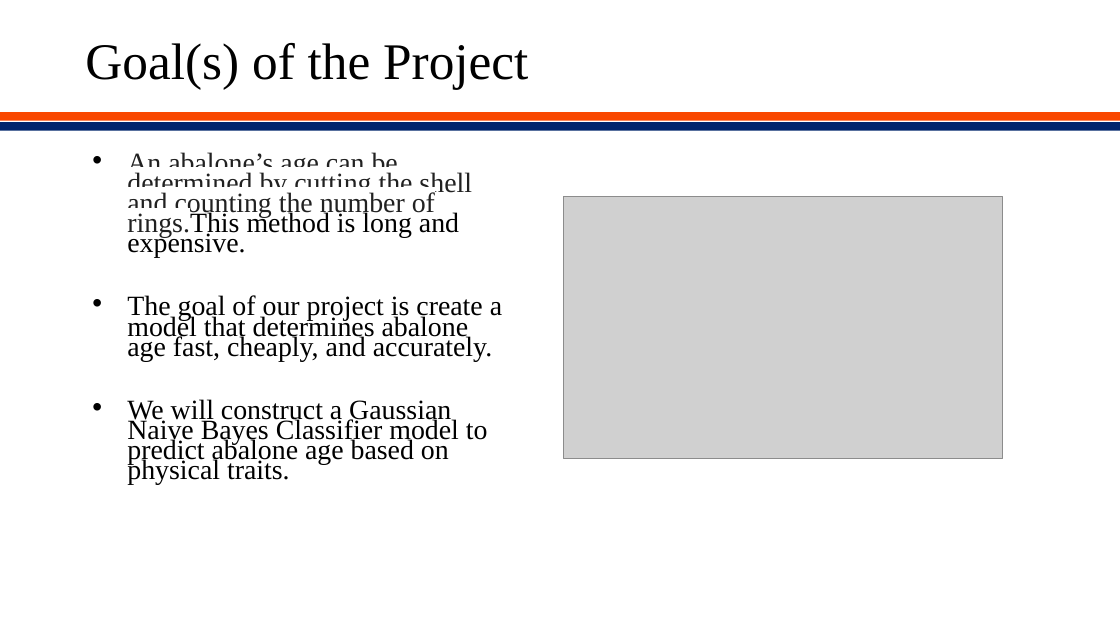
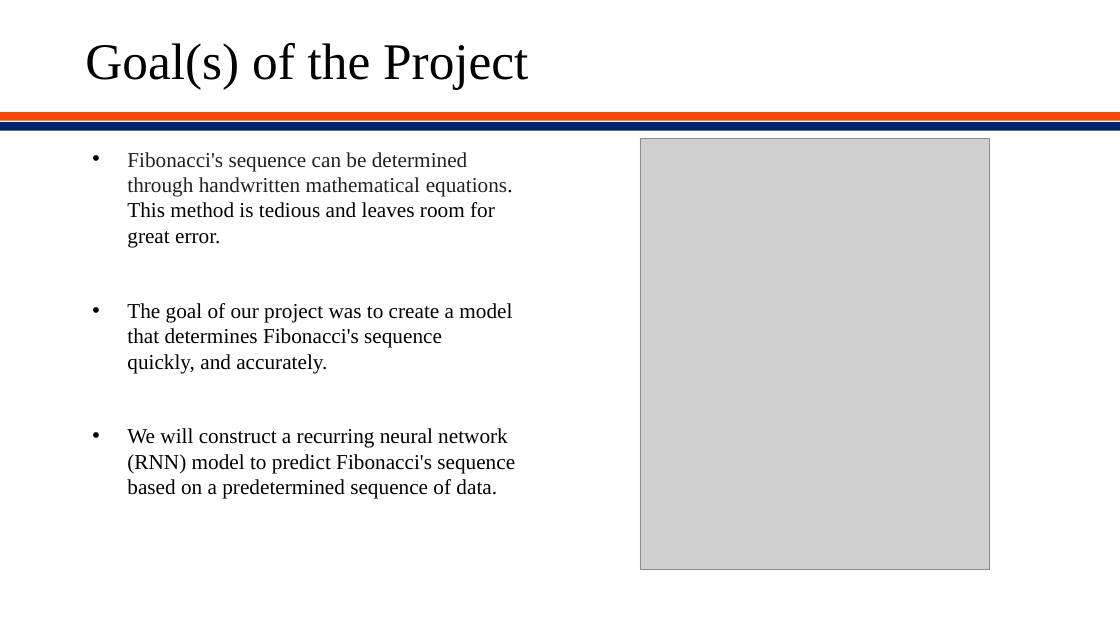
Before and after one commit to Applied-Machine-Learning-2022/final-project-eliteai-morgan, a slide deck: slide 7 of AMLI Capstone PowerPoint.pptx. Drawn at 1120x630 pixels with LibreOffice and Linux fonts; fonts in the diff are those of the drawing; grey boxes stand for pictures; background and template pictures are left out. Boxes give left, top, right and bottom in pixels: in the first picture for what was removed or moved away, otherwise in the second. Text is boxed around its words. In the diff, an @@ line names an element or a change of style, - is before the commit and + after.

```diff
--- a/AMLI Capstone PowerPoint.pptx
+++ b/AMLI Capstone PowerPoint.pptx
@@ picture: place and size @@
-picture at (564, 197, 1003, 459)
+picture at (640, 139, 990, 570)
@@ text at (127, 152, 515, 499): text changed; size 23.9 to 18.2 pt @@
-• An abalone’s age can be determined by cutting the shell and counting the number of rings.This method is long and expensive.
-• The goal of our project is create a model that determines abalone age fast, cheaply, and accurately.
-• We will construct a Gaussian Naive Bayes Classifier model to predict abalone age based on physical traits.
+• Fibonacci's sequence can be determined through handwritten mathematical equations. This method is tedious and leaves room for great error.
+• The goal of our project was to create a model that determines Fibonacci's sequence quickly, and accurately.
+• We will construct a recurring neural network (RNN) model to predict Fibonacci's sequence based on a predetermined sequence of data.
```
Also in this commit, not shown: 2 other slides changed, 5 other files.
